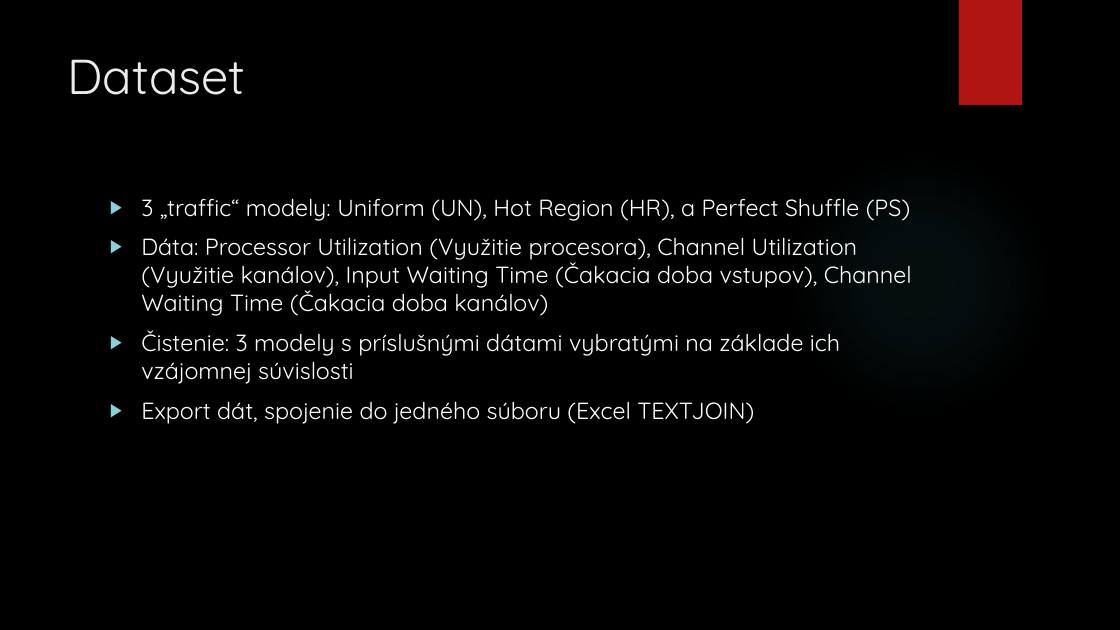
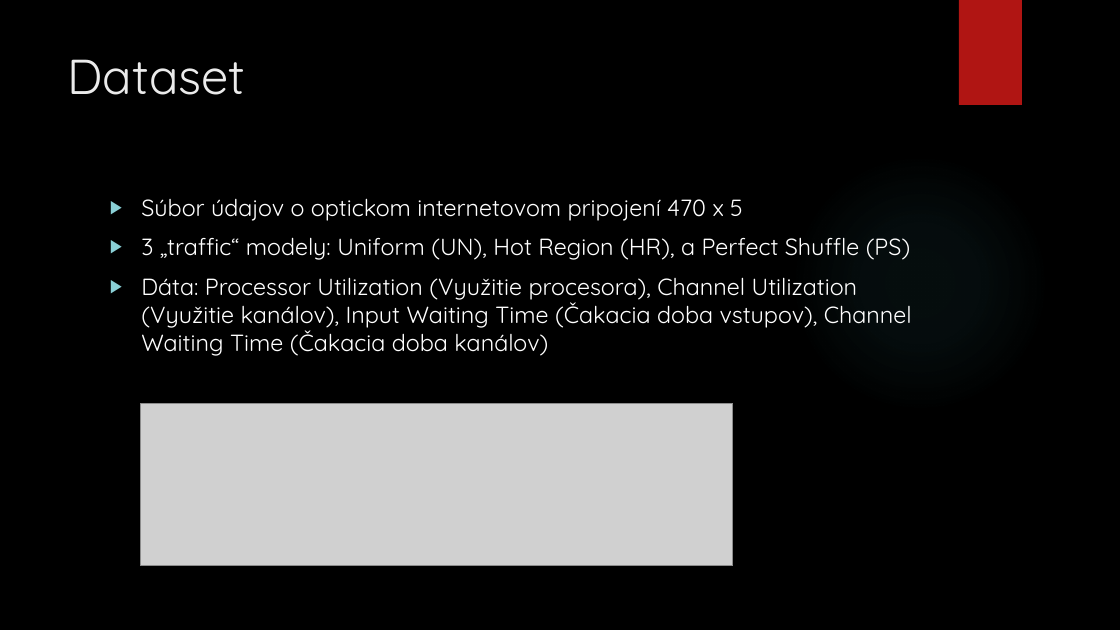
Before and after one commit to georgeob/Centes_NS2020, a slide deck: slide 4 of projekt_Centes.pptx (slide 2 before the commit). Drawn at 1120x630 pixels with LibreOffice and Linux fonts; fonts in the diff are those of the drawing; grey boxes stand for pictures; background and template pictures are left out. Boxes give left, top, right and bottom in pixels: in the first picture for what was removed or moved away, otherwise in the second. Text is boxed around its words. In the diff, an @@ line names an element or a change of style, - is before the commit and + after.

```diff
--- a/projekt_Centes.pptx
+++ b/projekt_Centes.pptx
@@ text at <box>141,198,743,221</box>: paragraph added @@
+▶ Súbor údajov o optickom internetovom pripojení 470 x 5
@@ text at <box>141,330,840,424</box>: paragraphs removed @@
-▶ Čistenie: 3 modely s príslušnými dátami vybratými na základe ich vzájomnej súvislosti
-▶ Export dát, spojenie do jedného súboru (Excel TEXTJOIN)
@@ picture added at <box>140,403,733,566</box> @@
```
Also in this commit, not shown: 3 other slides changed, 6 slides added, 2 slides removed.
